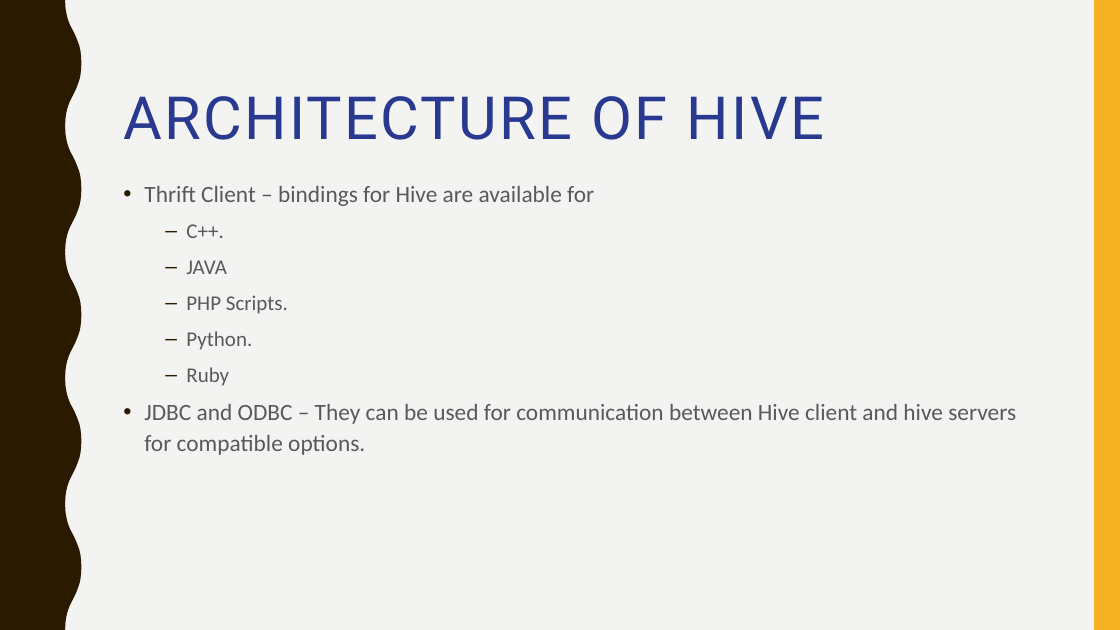
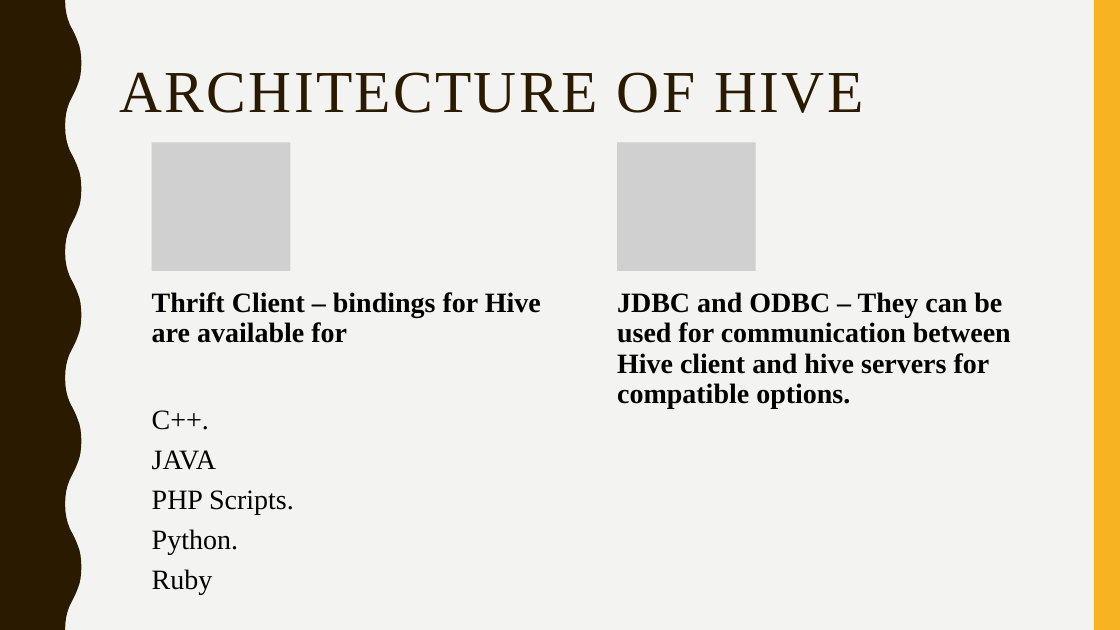
Before and after one commit to badisasairam/Hive, a slide deck: slide 13 of docs/HIVE.pptx. Drawn at 1120x630 pixels with LibreOffice and Linux fonts; fonts in the diff are those of the drawing; grey boxes stand for pictures. Boxes give left, top, right and bottom in pixels: in the first picture for what was removed or moved away, otherwise in the second. Text is boxed around its words. In the diff, an @@ line names an element or a change of style, - is before the commit and + after.

```diff
--- a/docs/HIVE.pptx
+++ b/docs/HIVE.pptx
@@ title "ARCHITECTURE OF HIVE" moved from (x1=123, y1=96, x2=824, y2=140) to (x1=120, y1=72, x2=864, y2=113) @@
@@ title "ARCHITECTURE OF HIVE" at (x1=120, y1=72, x2=864, y2=113): font Roboto to Times New Roman, text colour #2A3990 to #2A1A00; vertical alignment top to middle @@
@@ text removed at (x1=144, y1=186, x2=1016, y2=455) @@
-• Thrift Client – bindings for Hive are available for
-  – C++.
-  – JAVA
-  – PHP Scripts.
-  – Python.
-  – Ruby
-• JDBC and ODBC – They can be used for communication between Hive client and hive servers for compatible options.
@@ group added at (x1=152, y1=142, x2=1011, y2=595): 3 texts, 2 pictures @@
+Thrift Client – bindings for Hive are available for
+C++.
+JAVA
+PHP Scripts.
+Python.
+Ruby
+JDBC and ODBC – They can be used for communication between Hive client and hive servers for compatible options.
```
Also in this commit, not shown: 34 other slides changed, 1 slide added.
